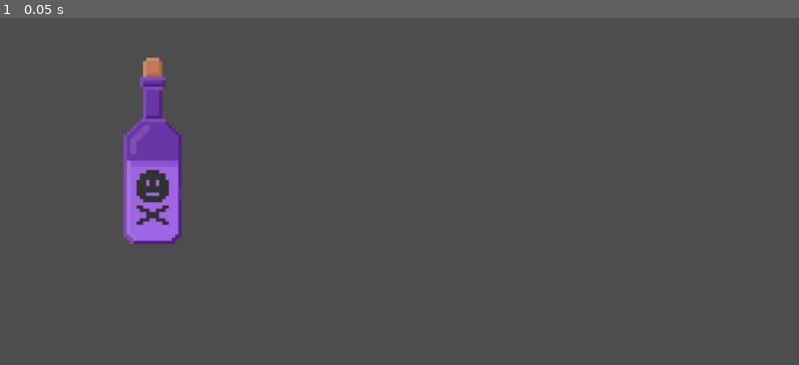
Above: before the commit, frame 1.
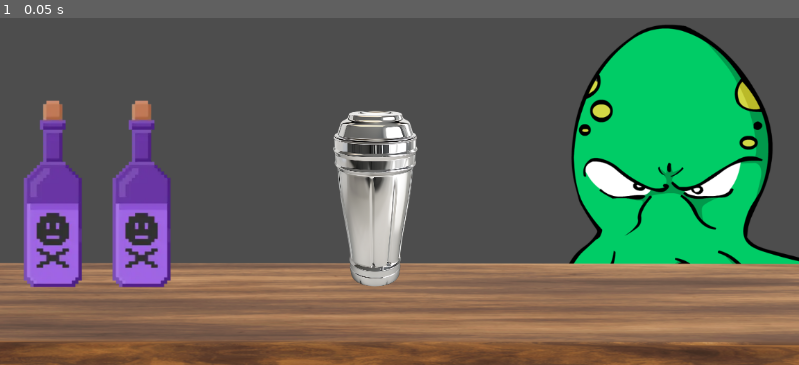
Above: after the commit, the same moment.

Repository: Svinkimer/BartenderGameJam
Game: Godot game, scene res://Scripts/base_scene.tscn
Two runs of this game, one before a commit and one after it. Both use one fixed random seed, a clock stepped at 60 frames per second and the inputs below. Before the commit the project starts from res://base_scene.tscn.
Inputs:
- Up to frame 1 (0.05 s): no input

The runs differ from the first frame. In frame 1, 53% of the frame differs, in the area x 0-100%, y 2-100%.
Error after the commit: Parse Error: Expected indented block after function declaration. (res://Scripts/Bottle_Script.gd:16)

Commit message:
More graphics to work with

Diff:
--- a/Bottle_Script.gd
+++ b/Scripts/Bottle_Script.gd
@@ -9,3 +9,9 @@
 
 func _on_mouse_exited() -> void:
 	pass # Replace with function body.
+
+
+
+
+func _on_input_event(viewport: Node, event: InputEvent, shape_idx: int) -> void:
+	#if (event == )
--- /dev/null
+++ b/Scripts/GameState.gd
@@ -0,0 +1,8 @@
+extends Node
+
+var drinks_in_mixer: Array[StringName]
+
+
+
+func generate_client():
+	pass
--- /dev/null
+++ b/Scripts/base_scene.tscn
@@ -0,0 +1,57 @@
+[gd_scene load_steps=6 format=3 uid="uid://d2nnm8hh0c27v"]
+
+[ext_resource type="Script" uid="uid://clp8m5w7t5u81" path="res://Scripts/Bottle_Script.gd" id="1_tsfhg"]
+[ext_resource type="Texture2D" uid="uid://mq01g4du4bav" path="res://Graphics/bottle-asset.png" id="2_grsh6"]
+[ext_resource type="Texture2D" uid="uid://bj6wa8lkswbuf" path="res://Graphics/shaker.webp" id="3_v4ssl"]
+[ext_resource type="Texture2D" uid="uid://rn2nbjdkqpf1" path="res://Graphics/alien.png" id="4_grsh6"]
+[ext_resource type="Texture2D" uid="uid://dcysd8j2gcwn1" path="res://Graphics/table.webp" id="5_v4ssl"]
+
+[node name="BaseScene" type="Node2D"]
+
+[node name="ALien" type="Sprite2D" parent="."]
+position = Vector2(383, 107)
+scale = Vector2(0.785, 0.785)
+texture = ExtResource("4_grsh6")
+
+[node name="Table" type="Sprite2D" parent="."]
+position = Vector2(-33, 61)
+texture = ExtResource("5_v4ssl")
+
+[node name="Area2D" type="Area2D" parent="."]
+position = Vector2(-500, 77)
+scale = Vector2(0.76182, 0.76182)
+script = ExtResource("1_tsfhg")
+key = null
+metadata/_edit_group_ = true
+
+[node name="CollisionPolygon2D" type="CollisionPolygon2D" parent="Area2D"]
+polygon = PackedVector2Array(-18, -176, -19, -61, -55, -27, -55, 161, -44, 174, 42, 177, 55, 162, 55, -30, 19, -65, 18, -176)
+
+[node name="Sprite2D" type="Sprite2D" parent="Area2D"]
+texture = ExtResource("2_grsh6")
+
+[node name="Area2D2" type="Area2D" parent="."]
+position = Vector2(-372, 77)
+scale = Vector2(0.76182, 0.76182)
+script = ExtResource("1_tsfhg")
+key = null
+metadata/_edit_group_ = true
+
+[node name="CollisionPolygon2D" type="CollisionPolygon2D" parent="Area2D2"]
+polygon = PackedVector2Array(-18, -176, -19, -61, -55, -27, -55, 161, -44, 174, 42, 177, 55, 162, 55, -30, 19, -65, 18, -176)
+
+[node name="Sprite2D" type="Sprite2D" parent="Area2D2"]
+texture = ExtResource("2_grsh6")
+
+[node name="Camera2D" type="Camera2D" parent="."]
+
+[node name="Steel-water-bottle-on-transparent-background-free-png" type="Sprite2D" parent="."]
+position = Vector2(-35, 84)
+scale = Vector2(0.322896, 0.322896)
+texture = ExtResource("3_v4ssl")
+
+[connection signal="input_event" from="Area2D" to="Area2D" method="_on_input_event"]
+[connection signal="mouse_entered" from="Area2D" to="Area2D" method="_on_mouse_entered"]
+[connection signal="mouse_exited" from="Area2D" to="Area2D" method="_on_mouse_exited"]
+[connection signal="mouse_entered" from="Area2D2" to="Area2D2" method="_on_mouse_entered"]
+[connection signal="mouse_exited" from="Area2D2" to="Area2D2" method="_on_mouse_exited"]
--- a/base_scene.tscn
+++ /dev/null
@@ -1,22 +0,0 @@
-[gd_scene load_steps=3 format=3 uid="uid://d2nnm8hh0c27v"]
-
-[ext_resource type="Texture2D" uid="uid://mq01g4du4bav" path="res://bottle-asset.png" id="1_57xsf"]
-[ext_resource type="Script" uid="uid://clp8m5w7t5u81" path="res://Bottle_Script.gd" id="1_qcxwf"]
-
-[node name="BaseScene" type="Node2D"]
-
-[node name="Area2D" type="Area2D" parent="."]
-position = Vector2(-356, 15)
-scale = Vector2(0.76182, 0.76182)
-script = ExtResource("1_qcxwf")
-
-[node name="CollisionPolygon2D" type="CollisionPolygon2D" parent="Area2D"]
-polygon = PackedVector2Array(-18, -176, -19, -61, -55, -27, -55, 161, -44, 174, 42, 177, 55, 162, 55, -30, 19, -65, 18, -176)
-
-[node name="Sprite2D" type="Sprite2D" parent="Area2D"]
-texture = ExtResource("1_57xsf")
-
-[node name="Camera2D" type="Camera2D" parent="."]
-
-[connection signal="mouse_entered" from="Area2D" to="Area2D" method="_on_mouse_entered"]
-[connection signal="mouse_exited" from="Area2D" to="Area2D" method="_on_mouse_exited"]
--- a/project.godot
+++ b/project.godot
@@ -15,6 +15,10 @@
 config/features=PackedStringArray("4.4", "Mobile")
 config/icon="res://icon.svg"
 
+[autoload]
+
+GameState="*res://Scripts/GameState.gd"
+
 [rendering]
 
 renderer/rendering_method="mobile"
Binary file added: Graphics/alien.png
Not shown, added: Graphics/alien.png.import
Renamed: bottle-asset.png -> Graphics/bottle-asset.png
Not shown, changed: Graphics/bottle-asset.png.import
Binary file added: Graphics/shaker.webp
Not shown, added: Graphics/shaker.webp.import
Binary file added: Graphics/table.webp
Not shown, added: Graphics/table.webp.import
Renamed: Bottle_Script.gd.uid -> Scripts/Bottle_Script.gd.uid
Not shown, added: Scripts/GameState.gd.uid
